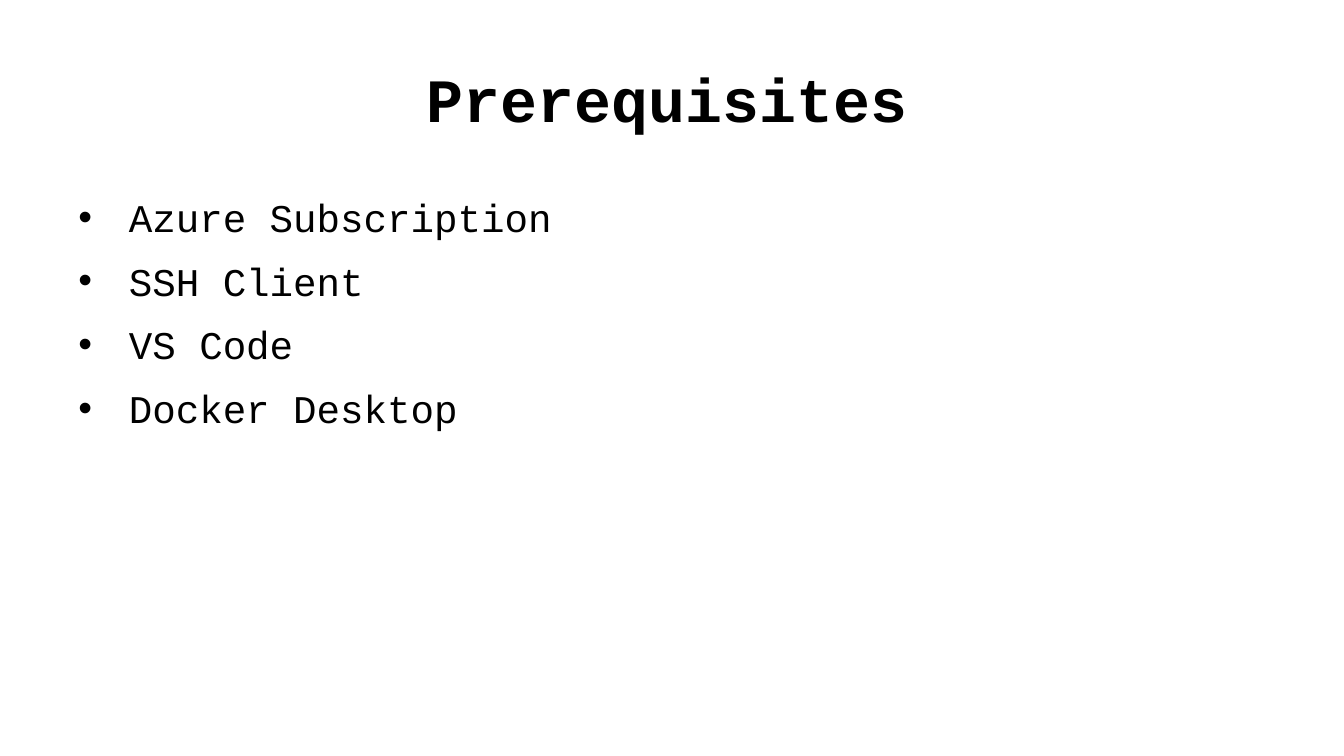
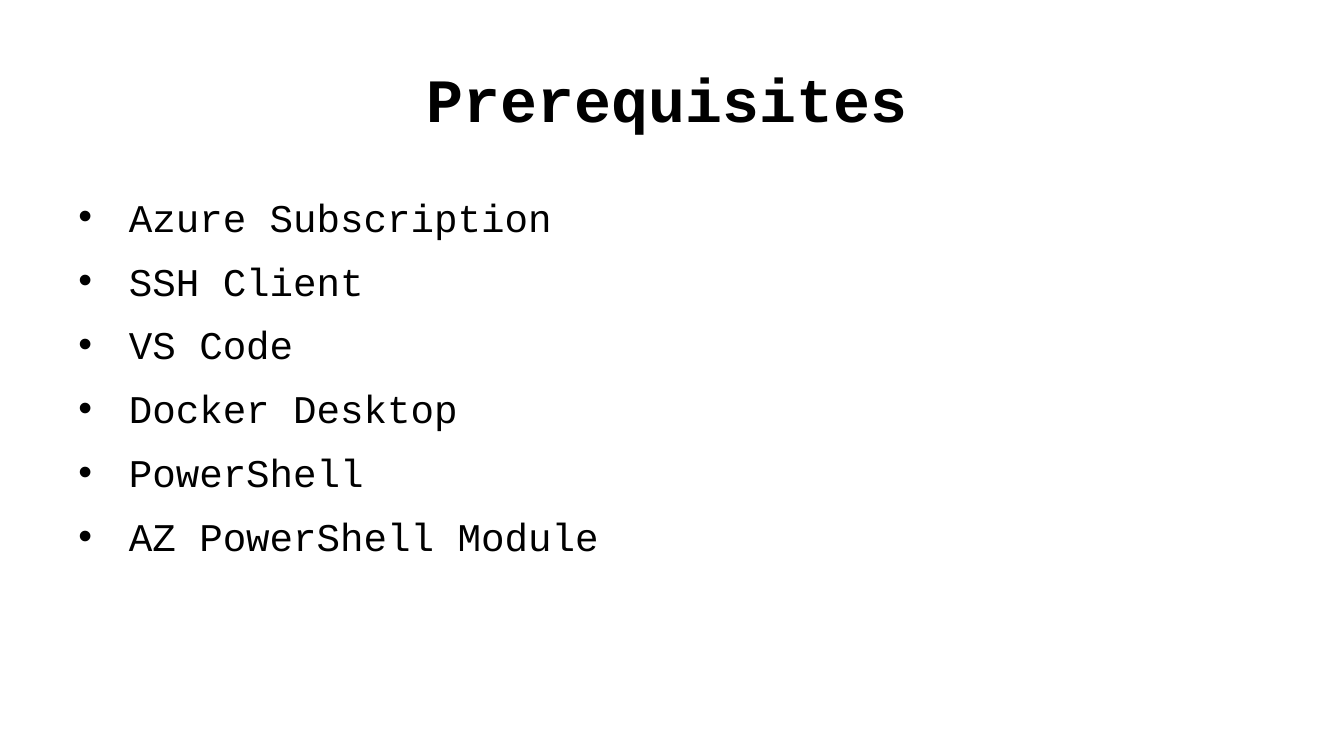
Before and after one commit to jHernandezdev/using-ansible-with-azure, a slide deck: slide 2 of slides/slides.pptx. Drawn at 1344x756 pixels with LibreOffice and Linux fonts; fonts in the diff are those of the drawing. Boxes give left, top, right and bottom in pixels: in the first picture for what was removed or moved away, otherwise in the second. Text is boxed around its words. In the diff, an @@ line names an element or a change of style, - is before the commit and + after.

```diff
--- a/slides/slides.pptx
+++ b/slides/slides.pptx
@@ text at bbox=[129, 459, 599, 552]: paragraphs added @@
+• PowerShell
+• AZ PowerShell Module
```
Also in this commit, not shown: 2 other files.
